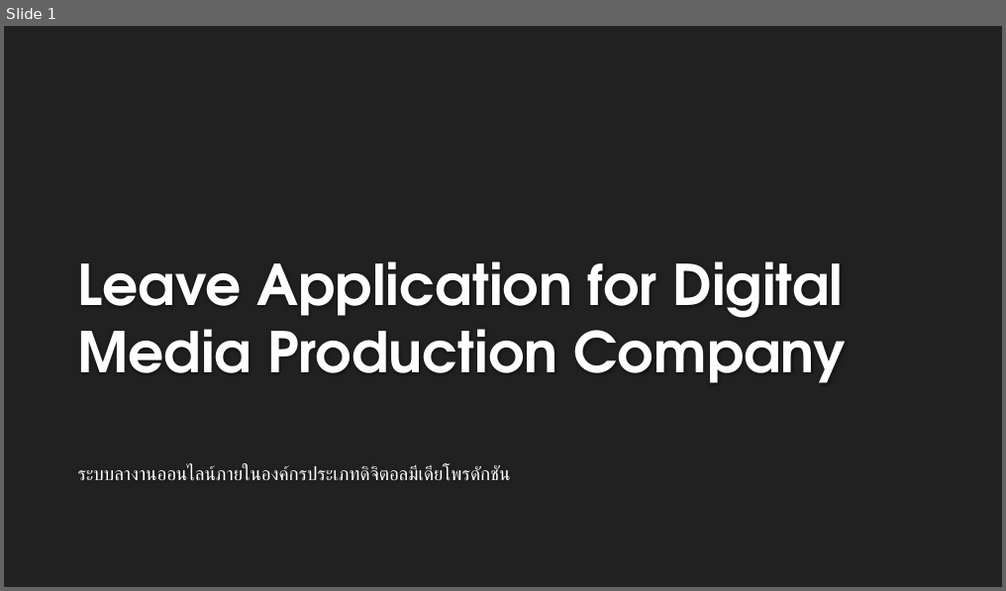
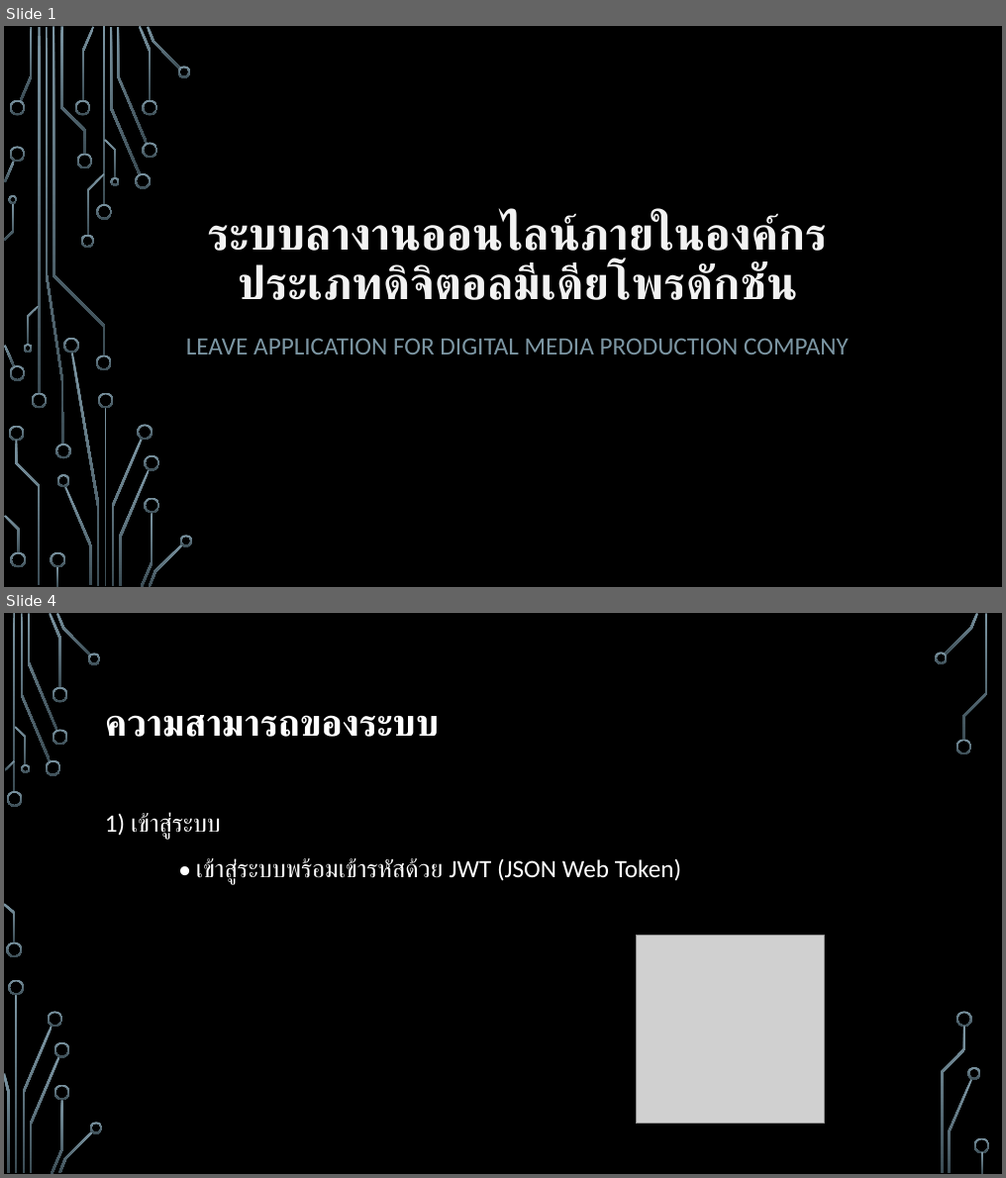
Before and after one commit to MrFermz/leaveAppDoc, a slide deck: Present/master.pptx. Shown one above the other, each under a label of ours: slide 1 before the commit, slides 1 and 4 after it; the slides between them are not shown. The pictures are 1006x591 and 1006x1178 pixels, drawn with LibreOffice and Linux fonts; fonts in the diff are those of the drawing; grey boxes stand for pictures; background and template pictures are left out. Boxes give left, top, right and bottom in pixels: in the first picture for what was removed or moved away, otherwise in the second. Text is boxed around its words. In the diff, an @@ line names an element or a change of style, - is before the commit and + after.

```diff
--- a/Present/master.pptx
+++ b/Present/master.pptx
@@ slide 4 added at box(4, 613, 1002, 1174), background picture (left out) @@
@@ title added at box(105, 715, 439, 737), 36 pt, text #FFFFFF, bold @@
+ความสามารถของระบบ
@@ text added at box(105, 812, 681, 884), 24 pt, text #FFFFFF @@
+1) เข้าสู่ระบบ
+• เข้าสู่ระบบพร้อมเข้ารหัสด้วย JWT (JSON Web Token)
@@ picture added at box(636, 936, 825, 1124) @@
@@ group added at box(4, 613, 990, 1174): 33 freeform shapes, 3 rectangles @@
@@ slide 1 changed as well @@
@@ background #212121 to picture (left out) @@
@@ title "ระบบลางานออนไลน์ภายในองค์กรประเภทดิจิตอลมีเดียโพรดักชัน": place and size @@
-title "ระบบลางานออนไลน์ภายในองค์กรประเภทดิจิตอลมีเดียโพรดักชัน" at box(78, 466, 511, 481)
+title "ระบบลางานออนไลน์ภายในองค์กรประเภทดิจิตอลมีเดียโพรดักชัน" at box(207, 214, 827, 300)
@@ title "ระบบลางานออนไลน์ภายในองค์กรประเภทดิจิตอลมีเดียโพรดักชัน" at box(207, 214, 827, 300): size 18 to 44 pt, text colour #FFFFFF to #F2F2F2, bold on; alignment left to centre; line spacing 1 to 0.9; less space between paragraphs; vertical alignment top to bottom @@
@@ subtitle "LEAVE APPLICATION FOR DIGITAL MEDIA ..." at box(186, 338, 848, 355): vertical alignment bottom to top @@
@@ subtitle at box(186, 338, 848, 355): text changed; size 54 to 24 pt; font TeX Gyre Adventor to Calibri; text colour #FEFEFE to #7C96A3; bold off @@
-Leave Application for Digital Media Production Company
+LEAVE APPLICATION FOR DIGITAL MEDIA PRODUCTION COMPANY
@@ group added at box(4, 26, 193, 587): 50 freeform shapes, 4 rectangles @@
```
Also in this commit, not shown: 15 other slides added, 1 slide removed, 8 other files.
